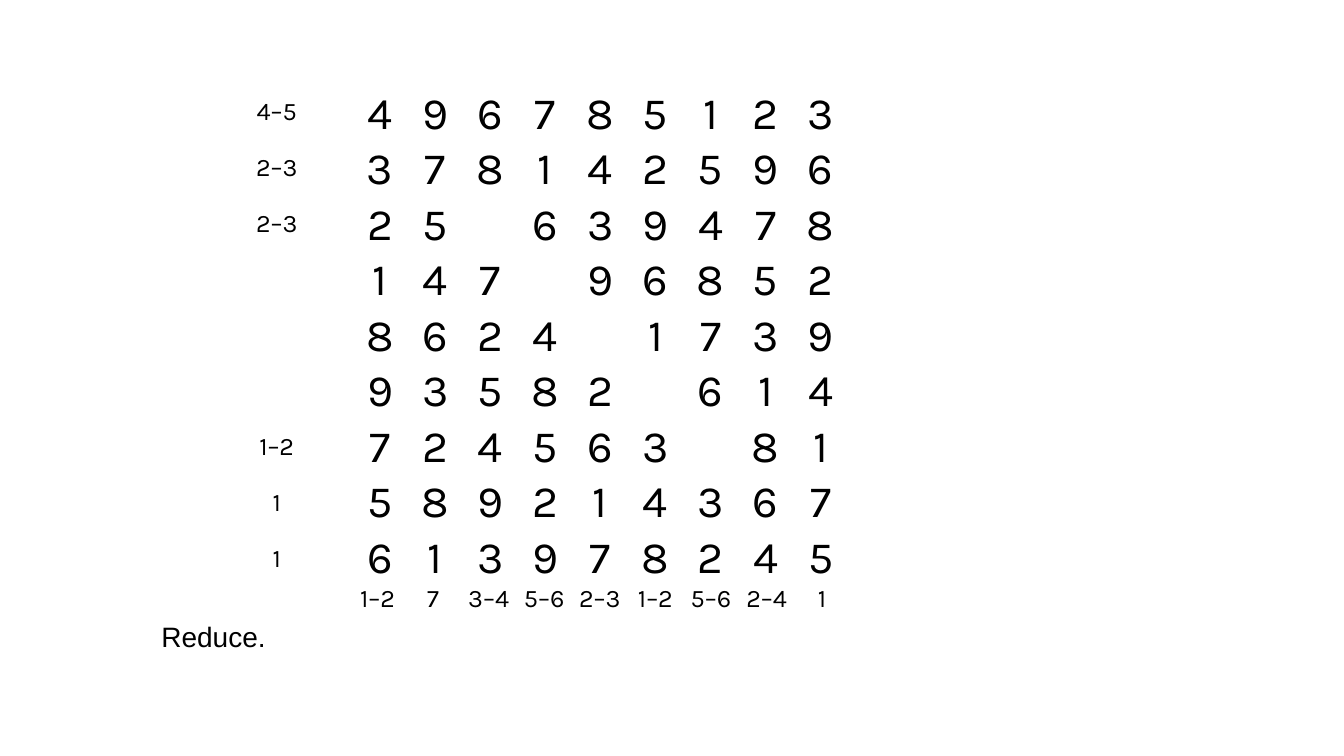
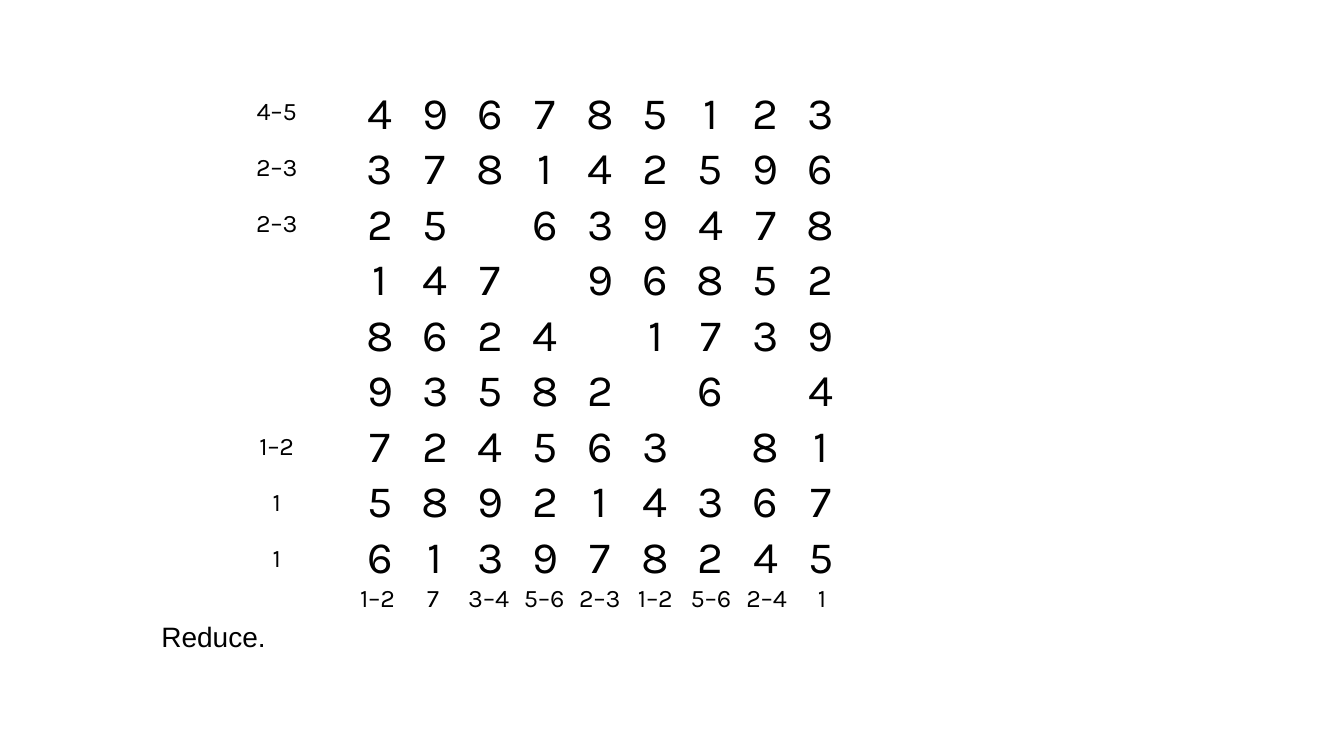
Before and after one commit to jhardis/WSJ_Number_Puzzles, a slide deck: slide 52 of 20260321_2.pptx (slide 47 before the commit). Drawn at 1344x756 pixels with LibreOffice and Linux fonts; fonts in the diff are those of the drawing; background and template pictures are left out. Boxes give left, top, right and bottom in pixels: in the first picture for what was removed or moved away, otherwise in the second. Text is boxed around its words. In the diff, an @@ line names an element or a change of style, - is before the commit and + after.

```diff
--- a/20260321_2.pptx
+++ b/20260321_2.pptx
@@ text removed at <box>758,377,773,406</box> @@
-1
```
Also in this commit, not shown: 40 other slides changed, 6 slides added.
